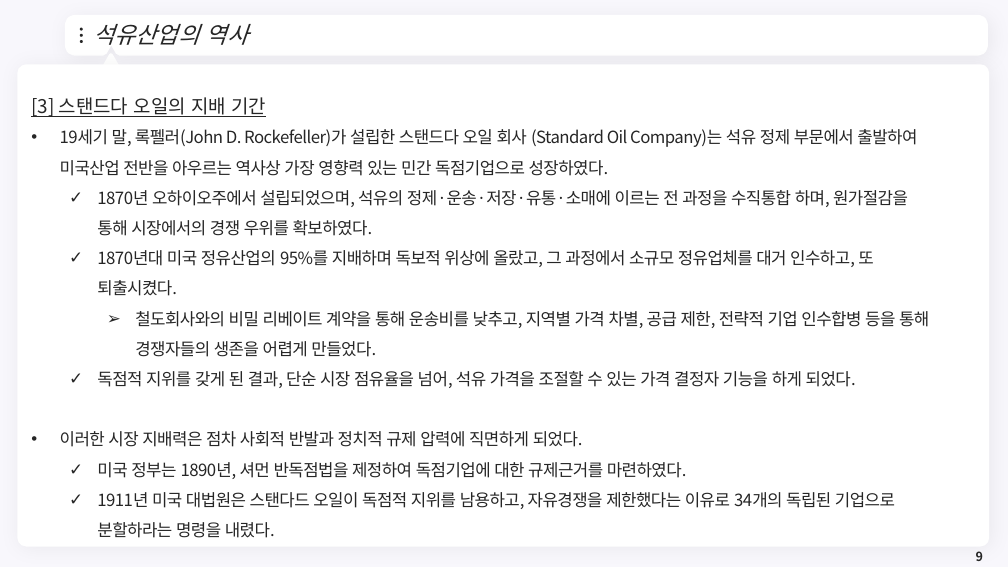
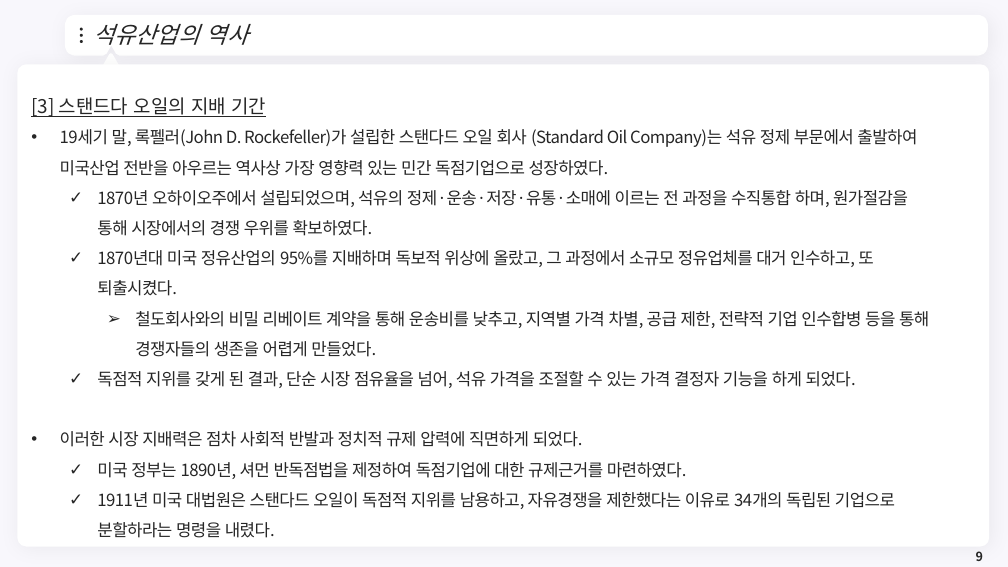
Before and after one commit to meandthey/Teaching, a slide deck: slide 9 of 에너지경제학/자원에너지경제학_Chapter_3 (석유).pptx. Drawn at 1008x567 pixels with LibreOffice and Linux fonts; fonts in the diff are those of the drawing; background and template pictures are left out. Boxes give left, top, right and bottom in pixels: in the first picture for what was removed or moved away, otherwise in the second. Text is boxed around its words. In the diff, an @@ line names an element or a change of style, - is before the commit and + after.

```diff
--- a/에너지경제학/자원에너지경제학_Chapter_3 (석유).pptx
+++ b/에너지경제학/자원에너지경제학_Chapter_3 (석유).pptx
@@ text at bbox=[60, 129, 917, 176]: text changed @@
-• 19세기 말, 록펠러(John D. Rockefeller)가 설립한 스탠드다 오일 회사 (Standard Oil Company)는 석유 정제 부문에서 출발하여 미국산업 전반을 아우르는 역사상 가장 영향력 있는 민간 독점기업으로 성장하였다.
+• 19세기 말, 록펠러(John D. Rockefeller)가 설립한 스탠다드 오일 회사 (Standard Oil Company)는 석유 정제 부문에서 출발하여 미국산업 전반을 아우르는 역사상 가장 영향력 있는 민간 독점기업으로 성장하였다.
```
Also in this commit, not shown: 7 other slides changed, 14 other files.
